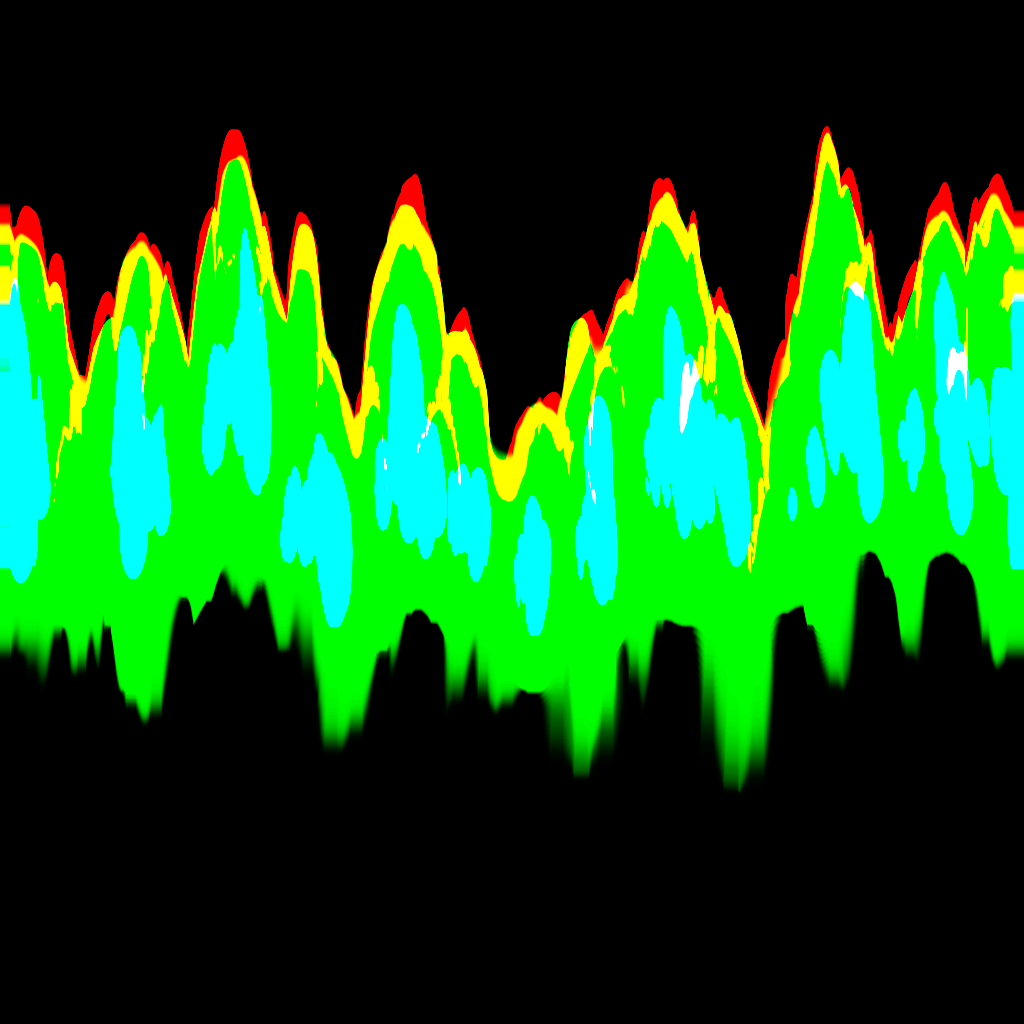
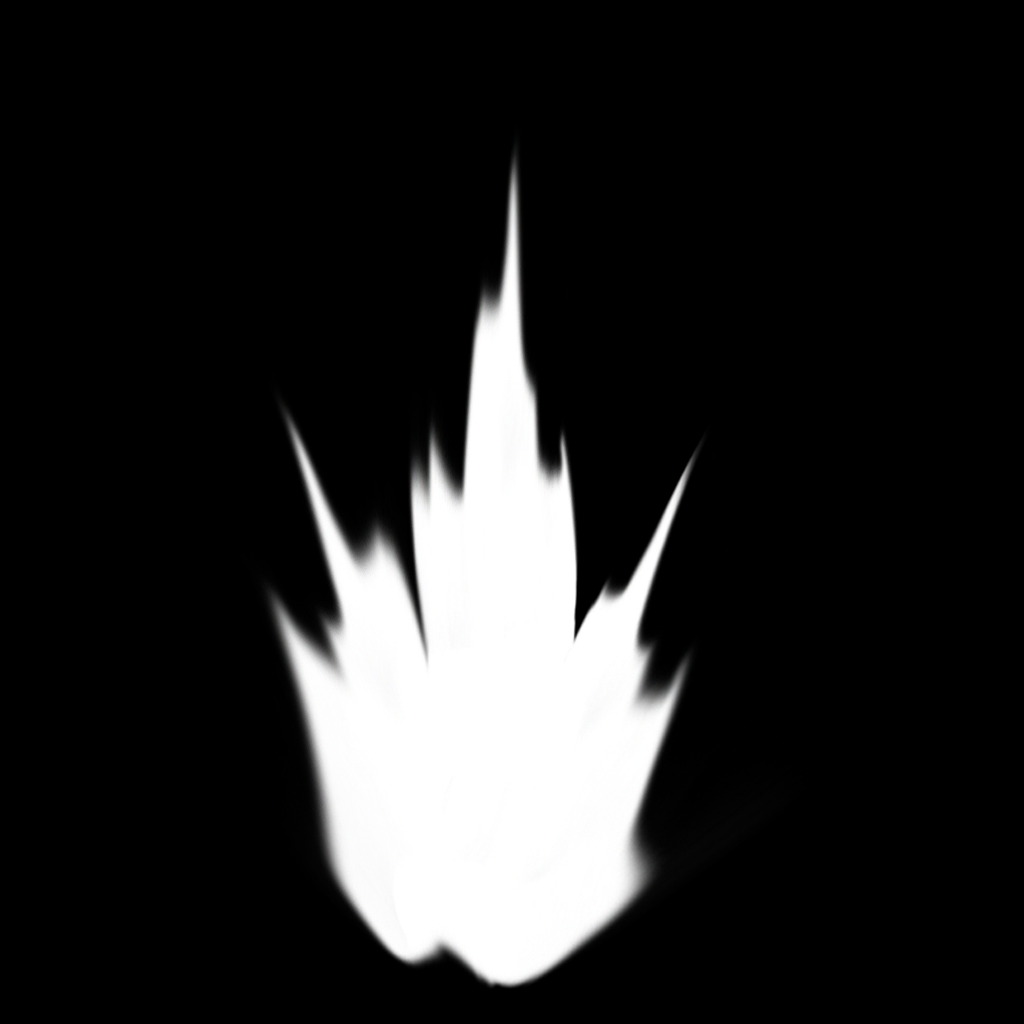
Revision of a layered 1024px x 1024px image; what changed, layer by layer:
added layer "图层 1 拷贝 2" above "图层 1" over [205, 126, 848, 990]
added layer "图层 2" above "3" over [0, 126, 1024, 990]
